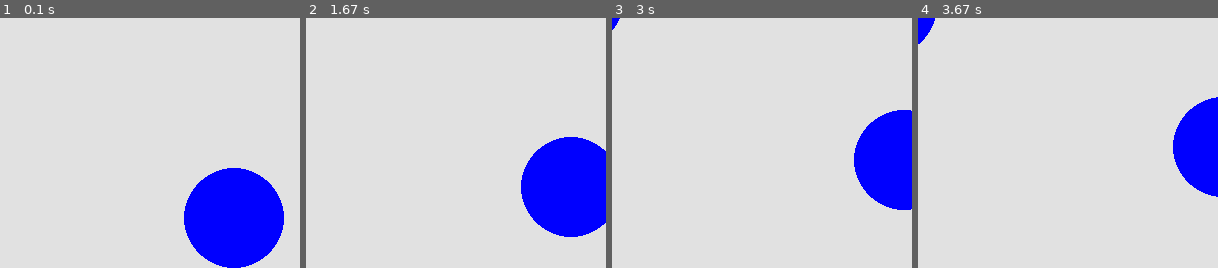
Above: before the commit, frames 1-4 (left to right).
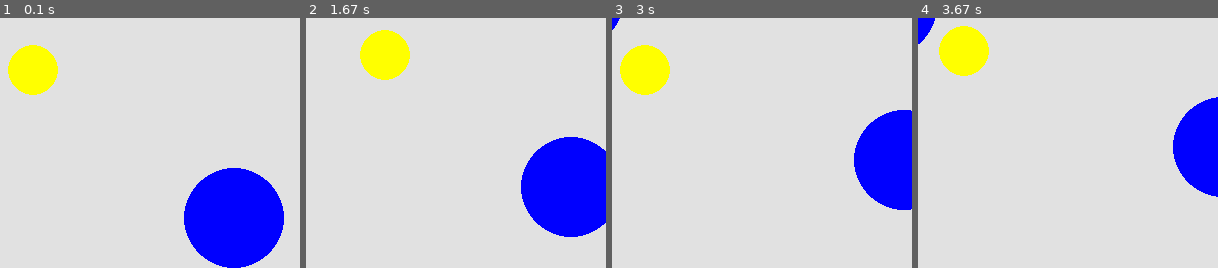
Above: after the commit, the same moments.

Repository: snailcreature/tutoring_python_pygame
Game: pygame game, started from classes.py
The game is run twice, just before and just after one commit, with the same random seed, the same clock (stepped at 60 frames per second) and the same inputs.
Inputs:
- Up to frame 1 (0.1 s): no input
- Up to frame 2 (1.67 s): hold Right 0.33-0.8 s; hold Up 0.83-1.13 s; hold Right 1.17-1.63 s
- Up to frame 3 (3 s): hold Left 1.67-2.2 s; hold Down 2.23-2.53 s; hold Left 2.57-2.97 s
- Up to frame 4 (3.67 s): hold Up 3-3.37 s; hold Right from 3.4 s (still down)
The pictures show only the part of the screen within x 11-61%, y 10-60%; the shares and areas given below are measured in that part.

The runs differ from the first frame. In frame 1, 2.6% of the frame differs, in the area x 2-20%, y 10-31%; in frame 2, 2.6%; in frame 3, 2.6%; in frame 4, 2.6%.

Commit message:
Player class

Diff:
--- a/classes.py
+++ b/classes.py
@@ -14,6 +14,24 @@
     def draw(self, screen):
         pygame.draw.circle(screen, self.color, tuple(self.pos), self.r)
 
+
+class Player(Ball):
+    def __init__(self):
+        super().__init__(pos=[100,100], velocity=[50,50], r=25, color=(255, 255, 0))
+
+    def update(self, deltaTime):
+        keys = pygame.key.get_pressed()
+        if keys[pygame.K_RIGHT]:
+            self.pos[0] += self.velocity[0] * deltaTime
+        if keys[pygame.K_LEFT]:
+            self.pos[0] -= self.velocity[0] * deltaTime
+
+        if keys[pygame.K_DOWN]:
+            self.pos[1] += self.velocity[1] * deltaTime
+        if keys[pygame.K_UP]:
+            self.pos[1] -= self.velocity[1] * deltaTime
+
+
 if __name__ == "__main__":
     pygame.init()
     S_WIDTH = 600
@@ -26,6 +44,8 @@
     ball = Ball()
     ballB = Ball(pos=[S_WIDTH/2, S_HEIGHT/2], velocity=[20,-20])
 
+    player = Player()
+
     running = True
     while running:
         dt = clock.tick()/1000
@@ -37,10 +57,13 @@
         ball.update(dt)
         ballB.update(dt)
 
+        player.update(dt)
+
         screen.fill((225, 225, 225))
 
         ball.draw(screen)
         ballB.draw(screen)
+        player.draw(screen)
 
         pygame.display.update()
     pygame.quit()
